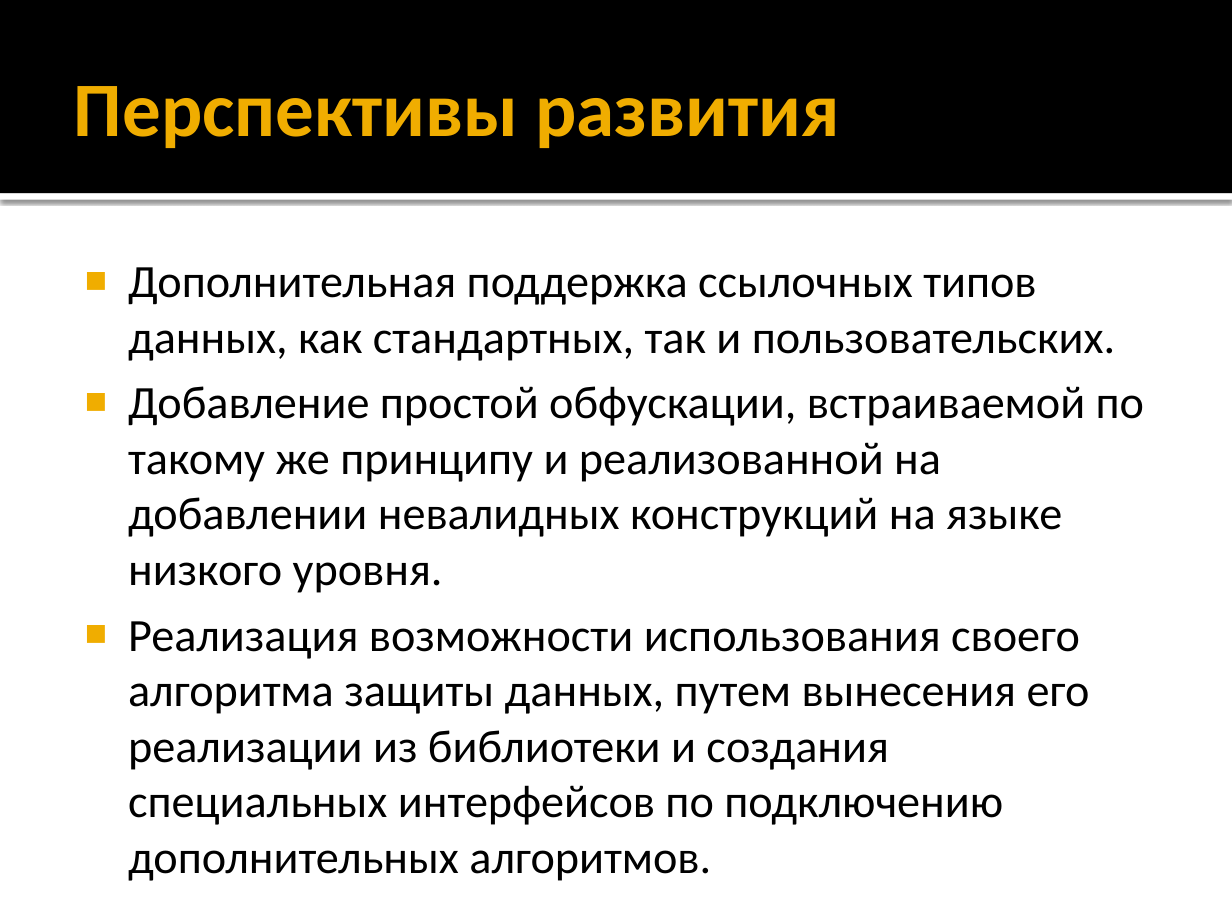
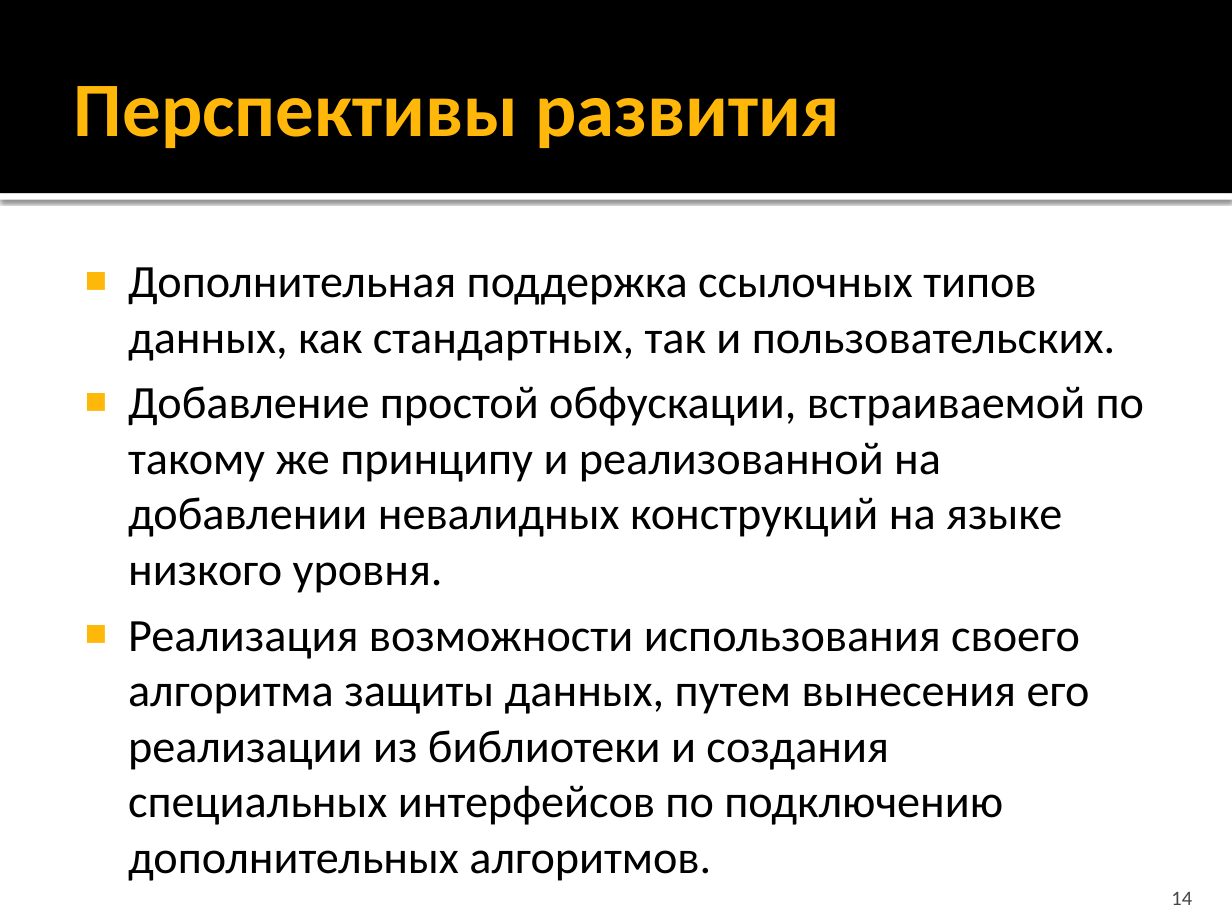
Before and after one commit to bestserg/MonoInjections, a slide deck: slide 14 of Presentation/Дипломный проект.pptx (slide 15 before the commit). Drawn at 1232x924 pixels with LibreOffice and Linux fonts; fonts in the diff are those of the drawing. Boxes give left, top, right and bottom in pixels: in the first picture for what was removed or moved away, otherwise in the second. Text is boxed around its words. In the diff, an @@ line names an element or a change of style, - is before the commit and + after.

```diff
--- a/Presentation/Дипломный проект.pptx
+++ b/Presentation/Дипломный проект.pptx
@@ title "Перспективы развития" at (74,86,840,148): text colour #F0AD00 to #FFB809 @@
@@ page number added at (1171,892,1192,905), 12 pt, text #454545 @@
+14
```
Also in this commit, not shown: 10 other slides changed, 3 slides added, 4 slides removed, 5 other files.
